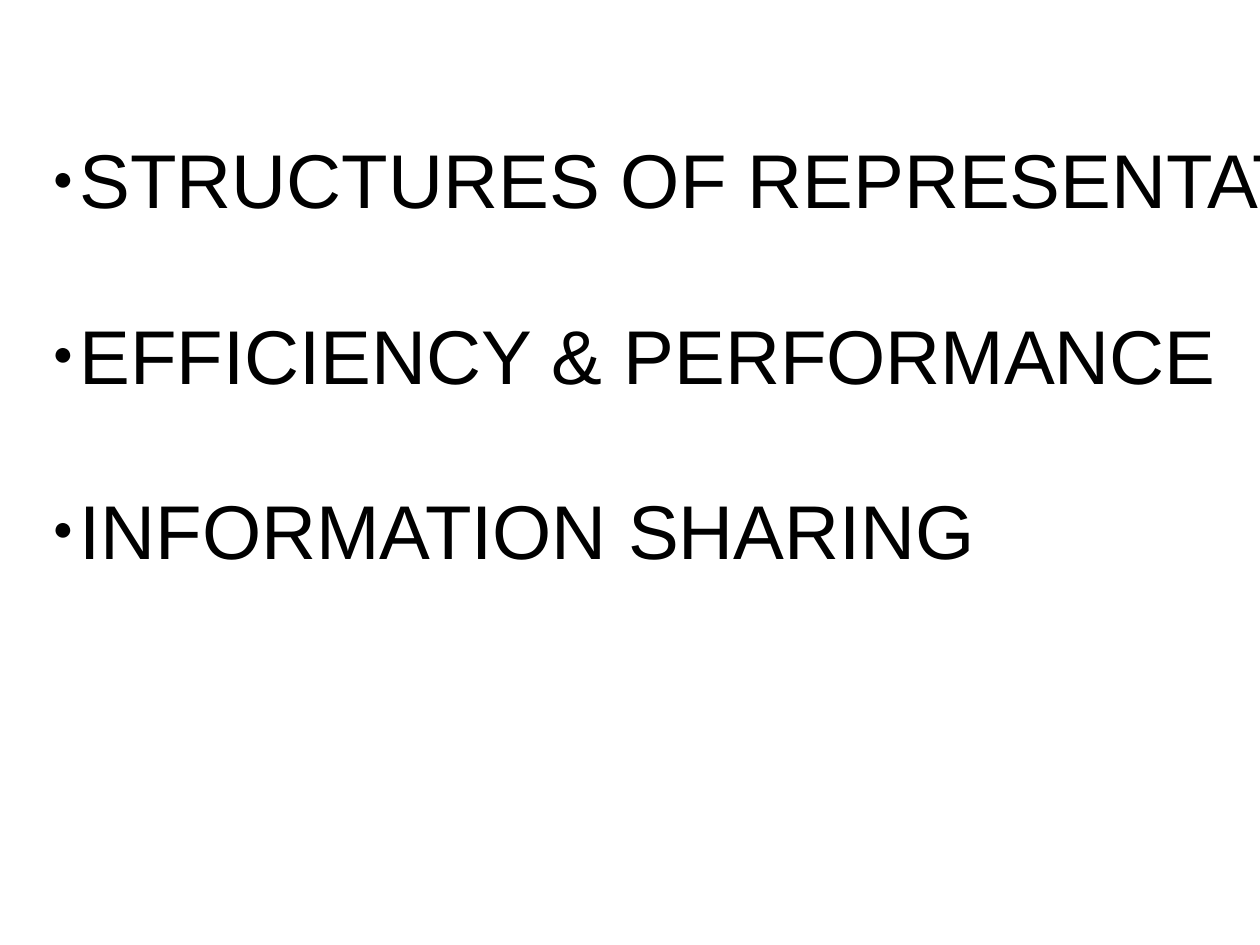
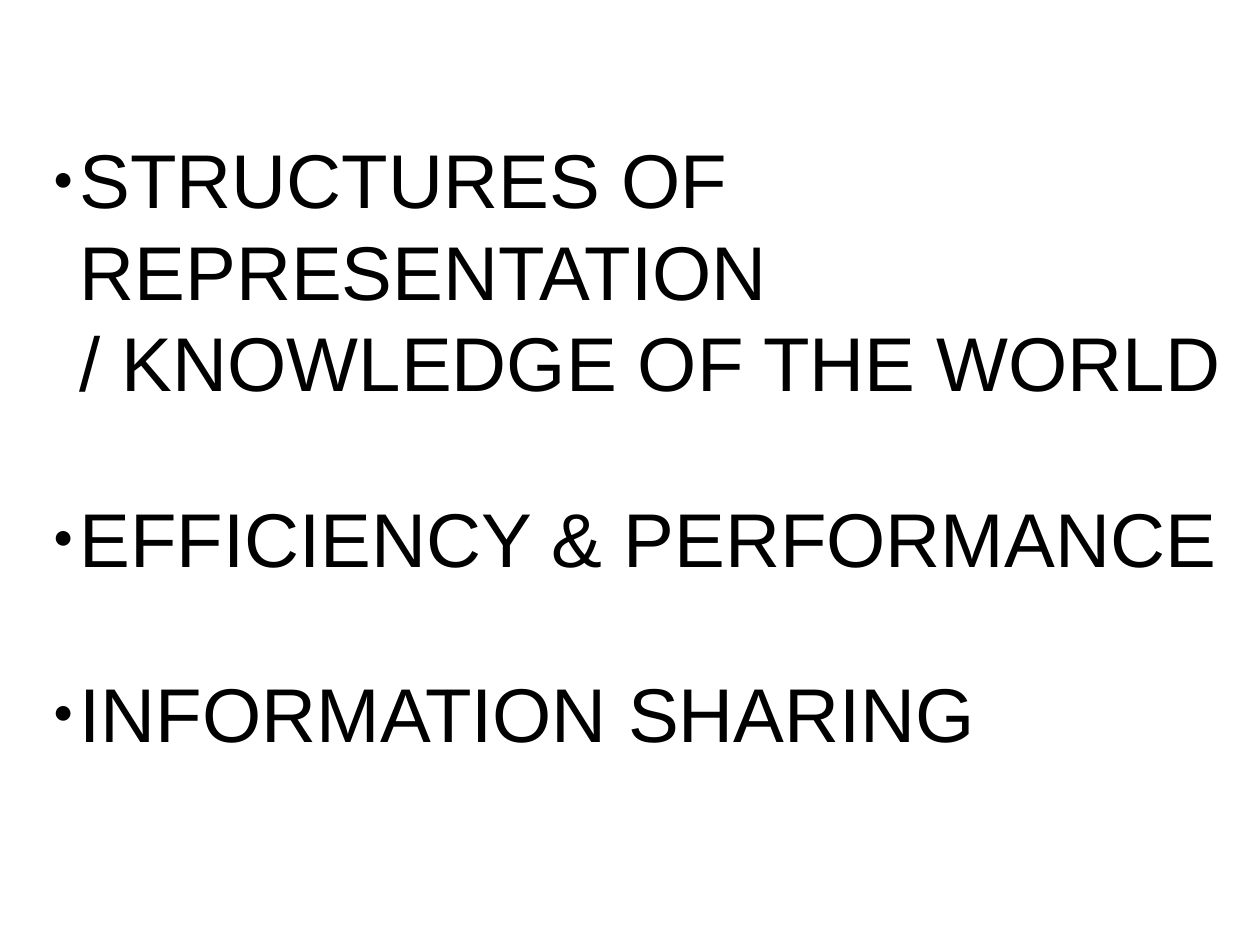
Before and after one commit to atorrano/M.T.-report, a slide deck: slide 1 of ppt/vikyJuly2013.odp. Drawn at 1260x945 pixels with LibreOffice and Linux fonts; fonts in the diff are those of the drawing. Boxes give left, top, right and bottom in pixels: in the first picture for what was removed or moved away, otherwise in the second. Text is boxed around its words. In the diff, an @@ line names an element or a change of style, - is before the commit and + after.

Commit message:
add ppt

```diff
--- a/ppt/vikyJuly2013.odp
+++ b/ppt/vikyJuly2013.odp
@@ text "STRUCTURES OF REPRESENTATION / KNOWLEDGE ..." rewrapped from <box>80,154,1216,560</box> to <box>80,154,1220,743</box> @@
```
Also in this commit, not shown: 2 other files.
